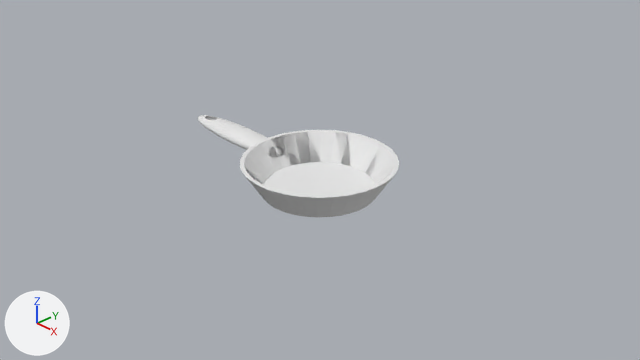
The Blender file frigideira.blend, before and after one commit.
Camera for both pictures: the file's camera 'Camera'. Every picture has the same lights, and +X, +Y and +Z are marked at lower left.

The scene before the commit, as lines of its bpy script (objects in view):
```python
me_cylinder = bpy.data.meshes.new('Cylinder')
me_cylinder.from_pydata(...)  # 128 vertices, 68 faces; spans x -1.0..1.0, y -1.0..1.0, z -1.0..1.0
me_sphere_002 = bpy.data.meshes.new('Sphere.002')
me_sphere_002.from_pydata(...)  # a UV sphere (32 segments, 16 rings, poles along z) spanning x -1.0..1.0, y -1.0..1.0, z -1.0..1.0
ob_cylinder = bpy.data.objects.new('Cylinder', me_cylinder)
ob_cylinder.location = (0.0, 0.0, 0.0)
ob_cylinder.scale = (1.0, 1.0, 0.2)
_m = ob_cylinder.modifiers.new('Boolean', 'BOOLEAN')
_m.object = ob_cylinder_001
_m.solver = 'FLOAT'
ob_sphere_001 = bpy.data.objects.new('Sphere.001', me_sphere_002)
ob_sphere_001.location = (-1.551, 0.0, 0.039)
ob_sphere_001.scale = (1.0, 0.2, 0.1)
_m = ob_sphere_001.modifiers.new('Boolean', 'BOOLEAN')
_m.object = ob_sphere
_m.solver = 'FLOAT'
_m = ob_sphere_001.modifiers.new('Boolean.001', 'BOOLEAN')
_m.object = ob_cylinder_001
_m.solver = 'FLOAT'
```
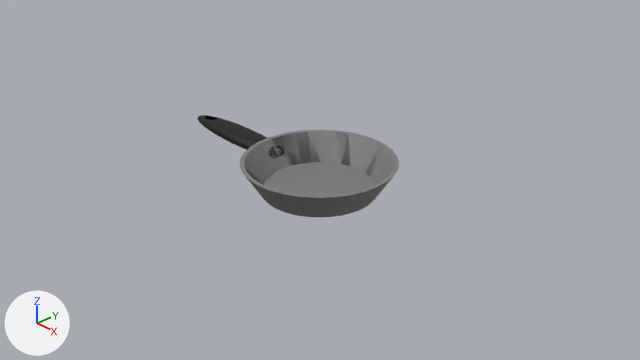
Edits to the bpy script that builds the scene:
```text
Add mat_material_001:
    mat_material_001 = principled_material('Material.001')
    mat_material_001.base_color = (0.0, 0.0, 0.0)  # black #000000
Add mat_material_002:
    mat_material_002 = bpy.data.materials.new('Material.002')
    mat_material_002.use_nodes = True; mat_material_002.node_tree.nodes.clear()
    _N = mat_material_002.node_tree.nodes; _L = mat_material_002.node_tree.links
    n0 = _N.new('ShaderNodeOutputMaterial'); n0.name = 'Material Output'
    n1 = _N.new('ShaderNodeBsdfPrincipled'); n1.name = 'Principled BSDF'
    n1.distribution = 'GGX'
    n1.subsurface_method = 'BURLEY'
    n2 = _N.new('ShaderNodeBrightContrast'); n2.name = 'Bright/Contrast'
    n2.inputs[0].default_value = (0.214, 0.214, 0.214, 1.0)  # 'Color', grey #7f7f7f
    _L.new(n1.outputs[0], n0.inputs[0])  # 'BSDF' to 'Surface'
    _L.new(n2.outputs[0], n1.inputs[0])  # 'Color' to 'Base Color'
Change me_cylinder:
    where me_cylinder.from_pydata(...)  # 128 vertices, 68 faces; spans x -1.0..1.0, y -1.0..1.0, z -1.0..1.0
    add me_cylinder.materials.append(mat_material_002)
Change me_sphere_002:
    where me_sphere_002.from_pydata(...)  # 482 vertices, 512 faces; spans x -1.0..1.0, y -1.0..1.0, z -1.0..1.0
    add me_sphere_002.materials.append(mat_material_001)  # black #000000
```

Location of each change, [x1, y1, x2, y2] in pixels of the pictures (640 x 360 px):
'Cylinder', recoloured (white to grey)
    both: [240, 130, 399, 217]
'Sphere.001', recoloured (white to black)
    both: [198, 115, 285, 159]
